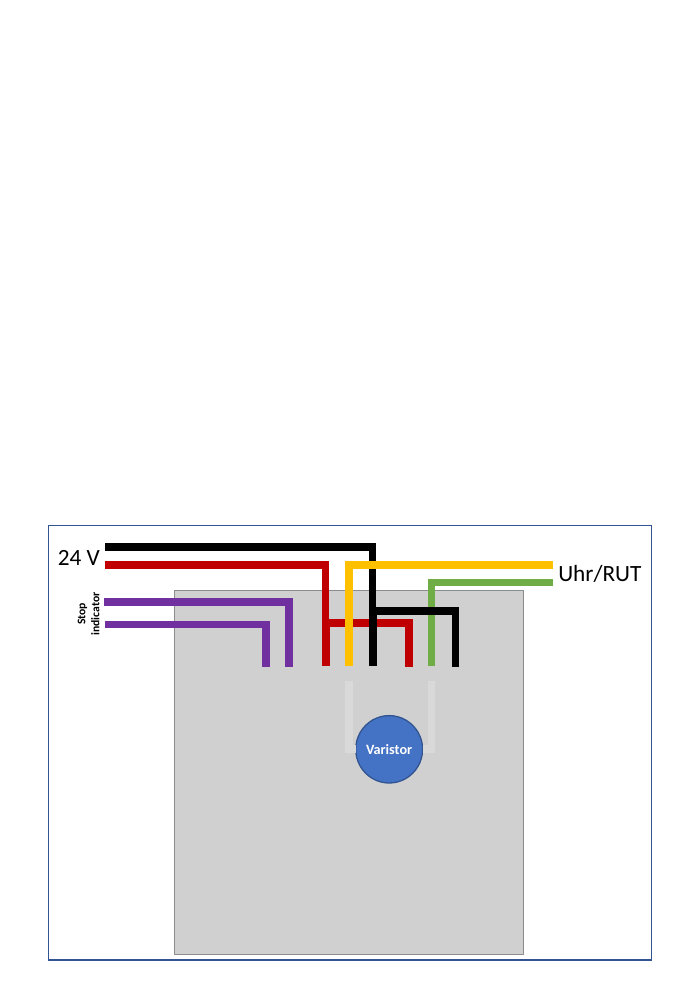
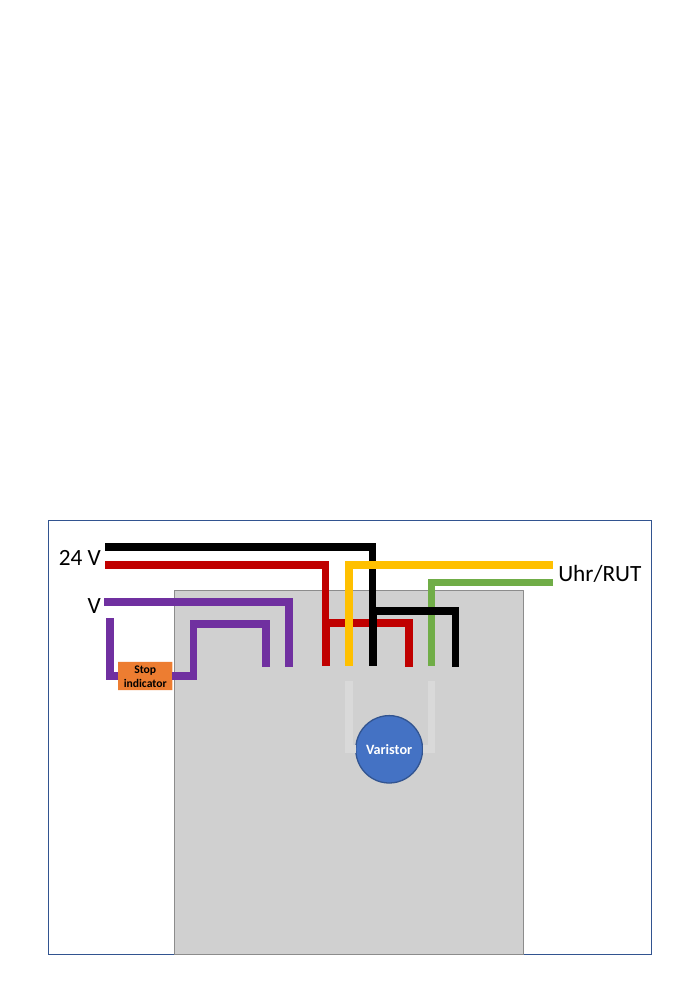
Before and after one commit to tellurianinteractive/Tellurian.Trains.ClockPulseService, a slide deck: slide 1 of Documentation/Documentation.pptx. Drawn at 698x1008 pixels with LibreOffice and Linux fonts; fonts in the diff are those of the drawing; grey boxes stand for pictures. Boxes give left, top, right and bottom in pixels: in the first picture for what was removed or moved away, otherwise in the second. Text is boxed around its words. In the diff, an @@ line names an element or a change of style, - is before the commit and + after.

```diff
--- a/Documentation/Documentation.pptx
+++ b/Documentation/Documentation.pptx
@@ rectangle: place and size @@
-rectangle at (48,526,651,960)
+rectangle at (48,520,651,955)
@@ text added at (88,598,101,613), 18 pt, text #000000 @@
+V
@@ elbow line added from (118, 677) to (110, 618), #7030A0 6 pt @@
@@ elbow line moved from (104, 624) - (266, 667) to (172, 677) - (266, 667) @@
@@ rectangle "Stop indicator" at (118,662,172,690): fill none to #ED7D31; rotation 270 to 0 degrees @@
```
Also in this commit, not shown: 11 other files.
